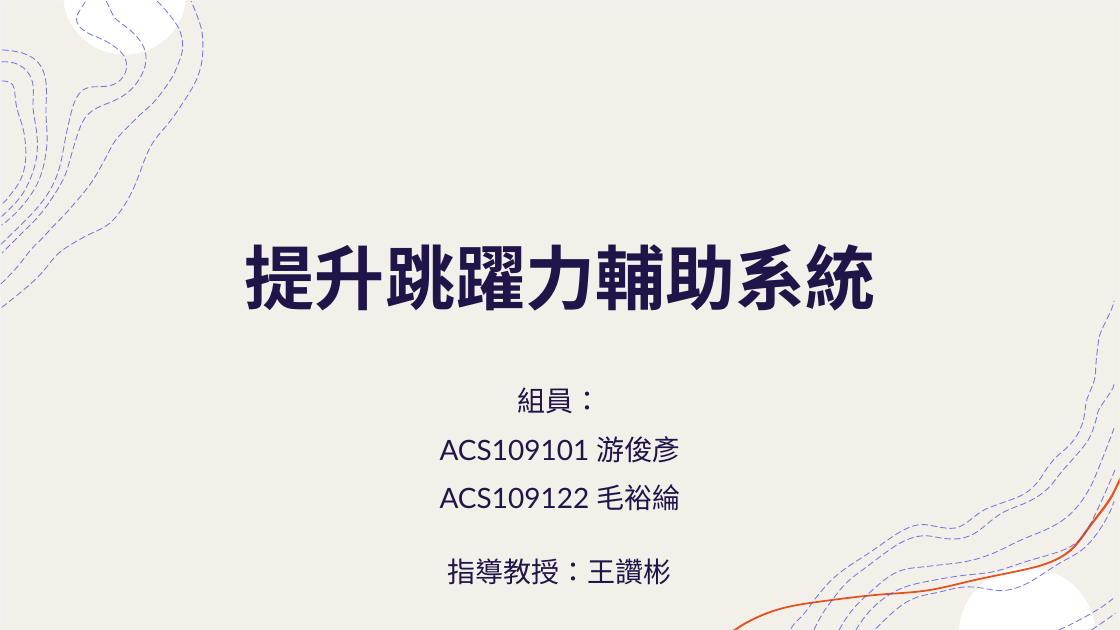
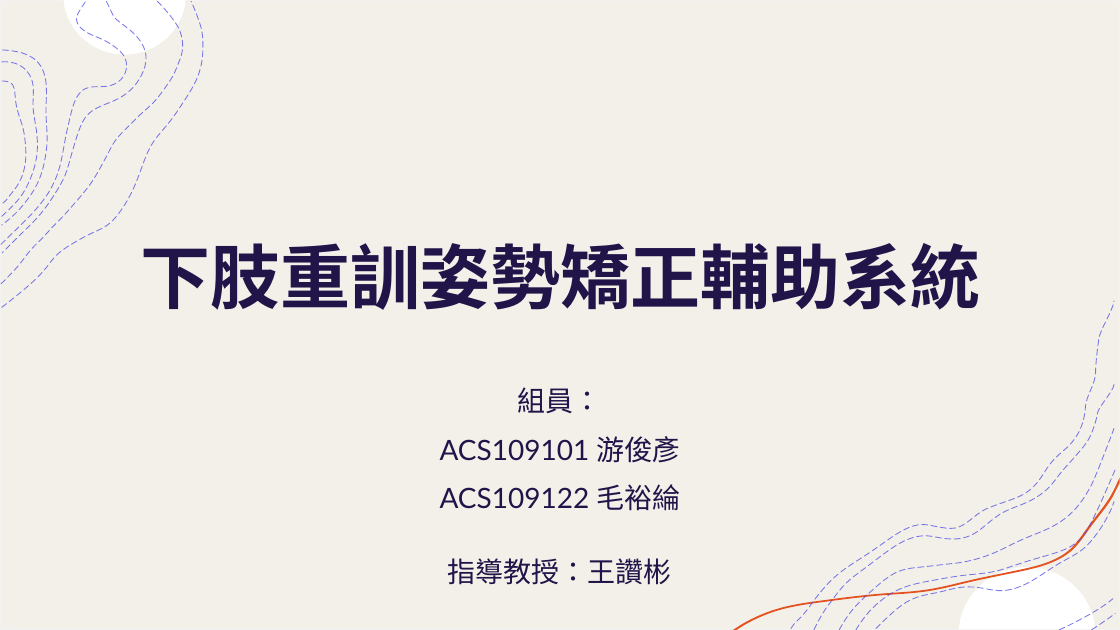
Before and after one commit to mizulun/seatpose-system, a slide deck: slide 1 of 提升運動表現輔助系統.pptx. Drawn at 1120x630 pixels with LibreOffice and Linux fonts; fonts in the diff are those of the drawing. Boxes give left, top, right and bottom in pixels: in the first picture for what was removed or moved away, otherwise in the second. Text is boxed around its words. In the diff, an @@ line names an element or a change of style, - is before the commit and + after.

Commit message:
更改成下肢重訓姿勢矯正輔助系統 更改設計動機與目的 新增姿勢判定標準 新增架設環境遇到的問題

```diff
--- a/提升運動表現輔助系統.pptx
+++ b/提升運動表現輔助系統.pptx
@@ title at <box>140,243,980,310</box>: text changed @@
-提升跳躍力輔助系統
+下肢重訓姿勢矯正輔助系統
```
Also in this commit, not shown: 7 other slides changed, 12 slides added, 3 slides removed.
